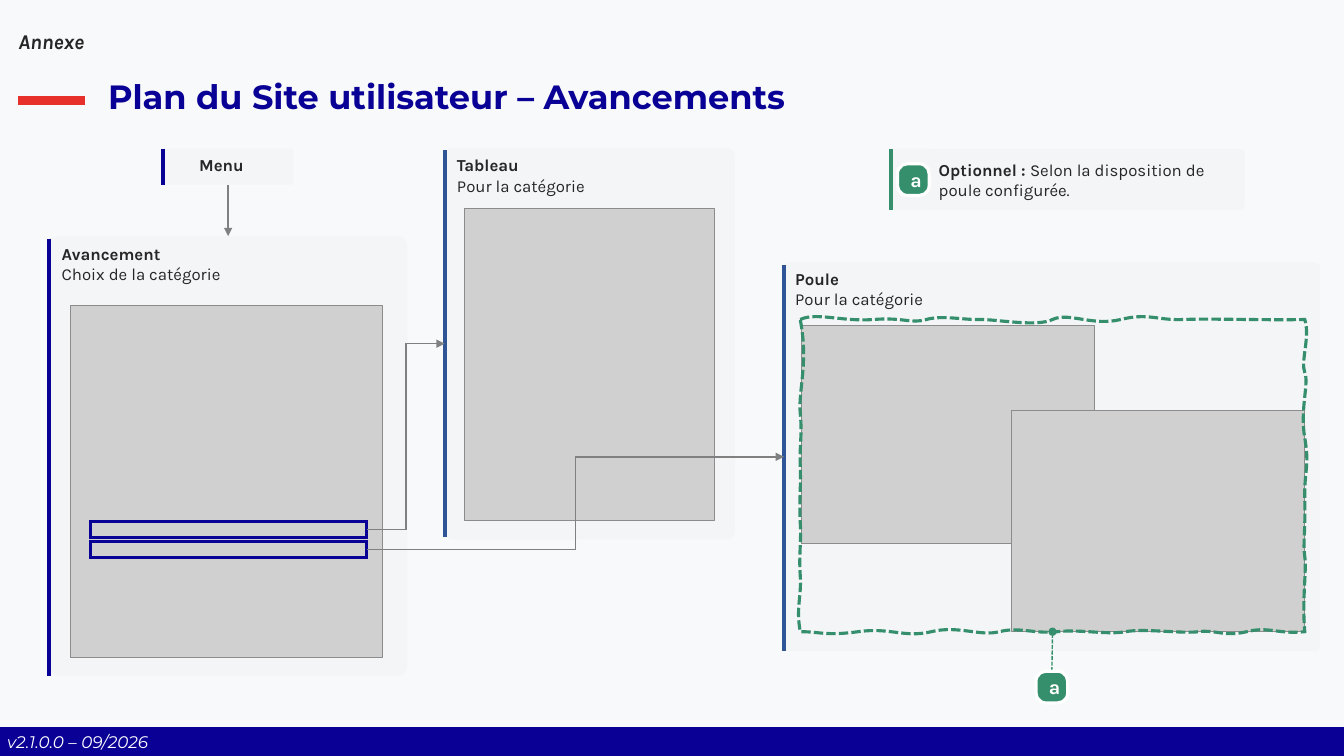
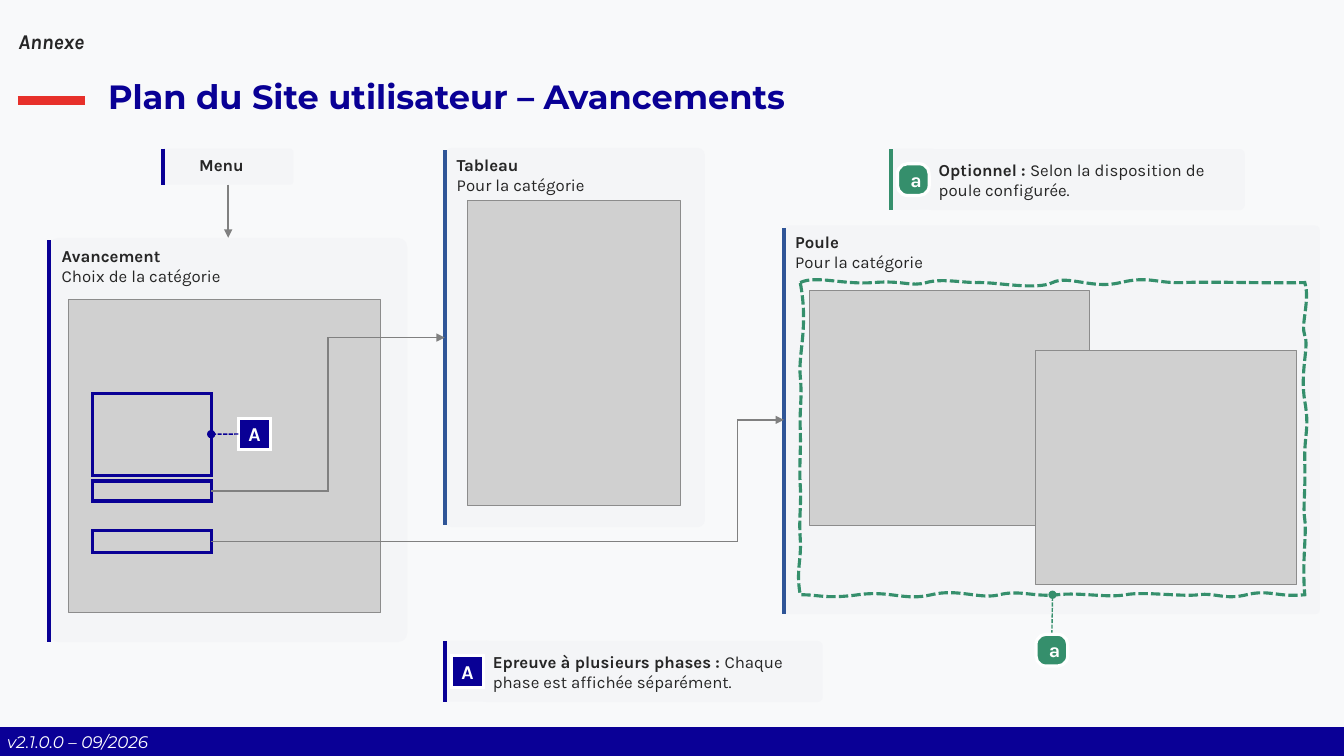
Before and after one commit to Comite-Rhone-Judo/PublicationSuiviCompetition, a slide deck: slide 52 of AppPublication/Documentation/PublicationSuiviCompetition - Manuel d'utilisation.pptx. Drawn at 1344x756 pixels with LibreOffice and Linux fonts; fonts in the diff are those of the drawing; grey boxes stand for pictures; background and template pictures are left out. Boxes give left, top, right and bottom in pixels: in the first picture for what was removed or moved away, otherwise in the second. Text is boxed around its words. In the diff, an @@ line names an element or a change of style, - is before the commit and + after.

Commit message:
Mise à jour des fichiers PDF et PPTX de documentation
Les fichiers ManuelUtilisateur.pdf et PublicationSuiviCompetition - Manuel d'utilisation.pptx ont été modifiés pour refléter les dernières évolutions ou corrections apportées à la documentation utilisateur.

```diff
--- a/AppPublication/Documentation/PublicationSuiviCompetition - Manuel d'utilisation.pptx
+++ b/AppPublication/Documentation/PublicationSuiviCompetition - Manuel d'utilisation.pptx
@@ line moved from (445, 150) - (445, 537) to (445, 150) - (445, 525) @@
@@ picture: place and size @@
-picture at (465, 209, 715, 520)
+picture at (468, 201, 681, 506)
@@ line moved from (49, 239) - (49, 677) to (49, 240) - (49, 642) @@
@@ picture: place and size @@
-picture at (71, 306, 383, 657)
+picture at (69, 299, 380, 613)
@@ freeform shape: place and size @@
-freeform shape at (801, 320, 1306, 632)
+freeform shape at (801, 282, 1306, 595)
@@ picture: place and size @@
-picture at (802, 326, 1095, 543)
+picture at (810, 291, 1090, 526)
@@ elbow arrow moved from (367, 530) - (445, 344) to (212, 491) - (445, 338) @@
@@ picture: place and size @@
-picture at (1012, 410, 1306, 632)
+picture at (1036, 351, 1298, 586)
@@ rectangle added at (93, 393, 212, 475), outline #090095 2.25 pt @@
@@ rectangle added at (239, 418, 270, 450), fill #090095, outline #FFFFFF 2.25 pt, 14 pt, text #FFFFFF, bold @@
+A
@@ elbow arrow moved from (367, 549) - (784, 457) to (212, 541) - (784, 420) @@
@@ arrow added from (239, 435) to (212, 435), #090095 1 pt dashed @@
@@ rectangle: place and size @@
-rectangle at (91, 522, 367, 538)
+rectangle at (93, 481, 212, 501)
@@ rectangle: place and size @@
-rectangle at (91, 541, 367, 558)
+rectangle at (93, 531, 212, 553)
@@ 1 text, 1 rounded rectangle, 1 line, 1 arrow: place and size @@
-1 text, 1 rounded rectangle, 1 line, 1 arrow at (784, 265, 1068, 703)
+1 text, 1 rounded rectangle, 1 line, 1 arrow at (784, 228, 1068, 665)
@@ group added at (445, 641, 783, 703): 1 rounded rectangle, 1 text, 1 rectangle, 1 line @@
+Epreuve à plusieurs phases : Chaque phase est affichée séparément.
+A
```
Also in this commit, not shown: 6 other slides changed, 1 other file.
